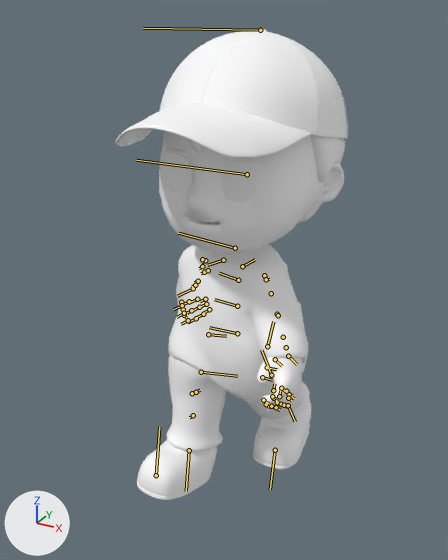
An edit to the glTF model public/models/spoonsan.glb, drawn before and after from the same camera.
Both versions are drawn from a 50 mm lens placed at (2.24, -4.34, 2.53), pointed at (-0.02, -0.22, 0.47). Every picture has the same lights, and +X, +Y and +Z are marked at lower left. Both versions are drawn at frame 17 of the action 'Walk'; the numbers are the values there. The bones that bend it are drawn over the model as lines.

The first picture shows 'body', 'bottom', 'cap', 'eye', 'eyebrows', 'hairBack', 'hairFront', 'shoes', 'wear'.
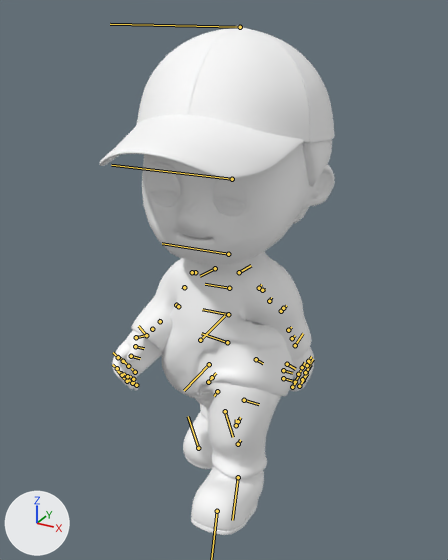
Patch to the scene script:
```diff
--- a/public/models/spoonsan.glb.py
+++ b/public/models/spoonsan.glb.py
@@ bone_jek_hip @@
 bone_jek_hip = bpy.data.objects['Armature'].pose.bones['JEK_hip']
-bone_jek_hip.location = (-0.033, 0.001, -0.027)
-bone_jek_hip.rotation_quaternion = (0.999, 0.049, 0.0, -0.001)  # degrees (6, 0, 0)
+bone_jek_hip.location = (-0.03, -0.002, 0.163)
+bone_jek_hip.rotation_quaternion = (0.999, -0.033, 0.0, -0.013)  # degrees (-4, 0, -1)
@@ bone_jek_spine1 @@
 bone_jek_spine1 = bpy.data.objects['Armature'].pose.bones['JEK_spine1']  # child of 'JEK_hip'
-bone_jek_spine1.rotation_quaternion = (0.997, -0.083, 0.0, 0.001)  # degrees (-10, 0, 0)
+bone_jek_spine1.rotation_quaternion = (0.996, 0.085, 0.016, 0.007)  # degrees (10, 2, 1)
@@ bone_jek_spine2 @@
 bone_jek_spine2 = bpy.data.objects['Armature'].pose.bones['JEK_spine2']  # child of 'JEK_spine1'
-bone_jek_spine2.rotation_quaternion = (0.997, -0.083, 0.0, 0.0)  # degrees (-10, 0, 0)
+bone_jek_spine2.rotation_quaternion = (1.0, 0.001, 0.017, 0.006)  # degrees (0, 2, 1)
@@ bone_jek_neck @@
 bone_jek_neck = bpy.data.objects['Armature'].pose.bones['JEK_neck']  # child of 'JEK_spine2'
-bone_jek_neck.rotation_quaternion = (0.998, 0.055, 0.001, 0.02)  # degrees (6, 0, 2)
+bone_jek_neck.rotation_quaternion = (0.994, -0.003, -0.105, -0.001)  # degrees (0, -12, 0)
@@ bone_jek_head @@
 bone_jek_head = bpy.data.objects['Armature'].pose.bones['JEK_head']  # child of 'JEK_neck'
-bone_jek_head.rotation_quaternion = (0.998, 0.056, 0.0, 0.016)  # degrees (6, 0, 2)
+bone_jek_head.rotation_quaternion = (0.999, 0.0, 0.032, 0.0)  # degrees (0, 4, 0)
@@ bone_jek_clavicle_l @@
 bone_jek_clavicle_l = bpy.data.objects['Armature'].pose.bones['JEK_clavicle_L']  # child of 'JEK_spine2'
-bone_jek_clavicle_l.rotation_quaternion = (0.997, -0.002, -0.049, -0.066)  # degrees (0, -6, -8)
+bone_jek_clavicle_l.rotation_quaternion = (0.97, 0.077, 0.107, -0.206)  # degrees (6, 14, -23)
@@ bone_jek_upwarm_l @@
 bone_jek_upwarm_l = bpy.data.objects['Armature'].pose.bones['JEK_upwarm_L']  # child of 'JEK_clavicle_L'
-bone_jek_upwarm_l.rotation_quaternion = (0.801, -0.33, 0.478, 0.145)  # degrees (-50, 60, -9)
+bone_jek_upwarm_l.rotation_quaternion = (0.775, 0.226, 0.5, 0.315)  # degrees (59, 39, 67)
@@ bone_jek_hand_l @@
 bone_jek_hand_l = bpy.data.objects['Armature'].pose.bones['JEK_hand_L']  # child of 'JEK_lowarm_L'
-bone_jek_hand_l.rotation_quaternion = (0.991, 0.073, 0.066, -0.091)  # degrees (8, 8, -10)
+bone_jek_hand_l.rotation_quaternion = (0.988, -0.131, -0.088, -0.007)  # degrees (-15, -10, 1)
@@ bone_jek_clavicle_r @@
 bone_jek_clavicle_r = bpy.data.objects['Armature'].pose.bones['JEK_clavicle_R']  # child of 'JEK_spine2'
-bone_jek_clavicle_r.rotation_quaternion = (0.982, 0.0, 0.04, -0.183)  # degrees (-1, 5, -21)
+bone_jek_clavicle_r.rotation_quaternion = (0.995, 0.03, 0.08, -0.051)  # degrees (3, 9, -6)
@@ bone_jek_upwarm_r @@
 bone_jek_upwarm_r = bpy.data.objects['Armature'].pose.bones['JEK_upwarm_R']  # child of 'JEK_clavicle_R'
-bone_jek_upwarm_r.rotation_quaternion = (0.816, 0.053, 0.375, 0.438)  # degrees (30, 34, 66)
+bone_jek_upwarm_r.rotation_quaternion = (0.852, -0.246, 0.46, 0.033)  # degrees (-41, 53, -16)
@@ bone_jek_lowarm_r @@
 bone_jek_lowarm_r = bpy.data.objects['Armature'].pose.bones['JEK_lowarm_R']  # child of 'JEK_upwarm_R'
-bone_jek_lowarm_r.rotation_quaternion = (0.987, 0.0, 0.002, -0.16)  # degrees (0, 0, -18)
+bone_jek_lowarm_r.rotation_quaternion = (0.975, 0.0, 0.002, -0.221)  # degrees (0, 0, -25)
@@ bone_jek_hand_r @@
 bone_jek_hand_r = bpy.data.objects['Armature'].pose.bones['JEK_hand_R']  # child of 'JEK_lowarm_R'
-bone_jek_hand_r.rotation_quaternion = (0.997, 0.0, -0.008, 0.07)  # degrees (0, -1, 8)
+bone_jek_hand_r.rotation_quaternion = (0.999, -0.025, 0.001, -0.033)  # degrees (-3, 0, -4)
@@ bone_jek_upleg_l @@
 bone_jek_upleg_l = bpy.data.objects['Armature'].pose.bones['JEK_upLeg_L']  # child of 'JEK_hip'
-bone_jek_upleg_l.rotation_quaternion = (0.992, 0.007, -0.045, 0.117)  # degrees (0, -5, 13)
+bone_jek_upleg_l.rotation_quaternion = (-0.952, 0.015, -0.038, 0.302)  # degrees (-3, 4, -35)
@@ bone_jek_lowleg_l @@
 bone_jek_lowleg_l = bpy.data.objects['Armature'].pose.bones['JEK_lowLeg_L']  # child of 'JEK_upLeg_L'
-bone_jek_lowleg_l.rotation_quaternion = (0.965, 0.061, -0.038, 0.251)  # degrees (6, -6, 29)
+bone_jek_lowleg_l.rotation_quaternion = (0.954, 0.011, -0.055, 0.295)  # degrees (-1, -6, 34)
@@ bone_jek_foot_l @@
 bone_jek_foot_l = bpy.data.objects['Armature'].pose.bones['JEK_foot_L']  # child of 'JEK_lowLeg_L'
-bone_jek_foot_l.rotation_quaternion = (0.988, -0.011, 0.044, -0.15)  # degrees (-2, 5, -17)
+bone_jek_foot_l.rotation_quaternion = (0.993, -0.03, 0.016, -0.115)  # degrees (-4, 1, -13)
@@ bone_jek_toe_l @@
 bone_jek_toe_l = bpy.data.objects['Armature'].pose.bones['JEK_toe_L']  # child of 'JEK_foot_L'
-bone_jek_toe_l.rotation_quaternion = (0.939, -0.027, 0.014, -0.342)  # degrees (-3, 0, -40)
+bone_jek_toe_l.rotation_quaternion = (0.999, 0.009, -0.013, -0.044)  # degrees (1, -1, -5)
@@ bone_jek_upleg_r @@
 bone_jek_upleg_r = bpy.data.objects['Armature'].pose.bones['JEK_upLeg_R']  # child of 'JEK_hip'
-bone_jek_upleg_r.rotation_quaternion = (-0.973, 0.018, 0.027, 0.227)  # degrees (-1, -4, -26)
+bone_jek_upleg_r.rotation_quaternion = (0.98, -0.017, 0.024, 0.196)  # degrees (-1, 3, 23)
@@ bone_jek_lowleg_r @@
 bone_jek_lowleg_r = bpy.data.objects['Armature'].pose.bones['JEK_lowLeg_R']  # child of 'JEK_upLeg_R'
-bone_jek_lowleg_r.rotation_quaternion = (0.993, 0.014, 0.028, 0.115)  # degrees (2, 3, 13)
+bone_jek_lowleg_r.rotation_quaternion = (0.999, -0.031, 0.006, 0.007)  # degrees (-3, 1, 1)
@@ bone_jek_foot_r @@
 bone_jek_foot_r = bpy.data.objects['Armature'].pose.bones['JEK_foot_R']  # child of 'JEK_lowLeg_R'
-bone_jek_foot_r.rotation_quaternion = (0.999, -0.027, 0.014, -0.008)  # degrees (-3, 2, -1)
+bone_jek_foot_r.rotation_quaternion = (0.995, -0.005, -0.021, -0.098)  # degrees (0, -2, -11)
```

Where the change shows, as pixel boxes (x1, y1, x2, y2) in the pictures (448 x 560 px):
'cap', posed (18% taller)
    before: (116, 29, 348, 158)
    after: (100, 26, 335, 179)
'wear', posed (29% wider, 8% shorter)
    before: (168, 244, 308, 400)
    after: (131, 252, 312, 396)
'body', posed (20% wider, 12% shorter)
    before: (159, 131, 344, 413)
    after: (112, 144, 335, 391)
'shoes', posed (53% narrower, 23% taller)
    before: (137, 399, 311, 500)
    after: (183, 411, 264, 535)
'bottom', posed
    before: (166, 354, 310, 452)
    after: (188, 381, 281, 479)
'eye', posed (10% wider)
    before: (164, 155, 255, 202)
    after: (149, 169, 249, 217)
'hairBack', posed
    before: (298, 135, 345, 223)
    after: (293, 139, 332, 224)
'eyebrows', posed
    before: (166, 149, 257, 163)
    after: (149, 162, 174, 170)
'eyelashes', now drawn
    after: (149, 190, 245, 209)
bone 'JEK_hip', root to tip
    before: (237, 333) to (209, 327)
    after: (227, 342) to (201, 333)
bone 'JEK_spine1', root to tip
    before: (237, 306) to (214, 299)
    after: (228, 314) to (202, 309)
bone 'JEK_spine2', root to tip
    before: (238, 280) to (219, 273)
    after: (229, 288) to (205, 284)
bone 'JEK_neck', root to tip
    before: (235, 248) to (178, 233)
    after: (228, 254) to (162, 243)
bone 'JEK_head', root to tip
    before: (247, 174) to (136, 160)
    after: (232, 179) to (111, 165)
bone 'JEK_clavicle_L', root to tip
    before: (242, 266) to (255, 259)
    after: (239, 272) to (251, 265)
bone 'JEK_upwarm_L', root to tip
    before: (264, 275) to (265, 276)
    after: (259, 288) to (261, 284)
bone 'JEK_hand_L', root to tip
    before: (288, 356) to (297, 364)
    after: (295, 345) to (303, 333)
bone 'JEK_clavicle_R', root to tip
    before: (223, 260) to (207, 265)
    after: (215, 268) to (200, 276)
bone 'JEK_upwarm_R', root to tip
    before: (205, 260) to (201, 262)
    after: (195, 272) to (193, 272)
bone 'JEK_lowarm_R', root to tip
    before: (204, 272) to (201, 273)
    after: (176, 305) to (175, 303)
bone 'JEK_hand_R', root to tip
    before: (193, 288) to (177, 296)
    after: (146, 335) to (138, 326)
bone 'JEK_upLeg_L', root to tip
    before: (267, 346) to (273, 321)
    after: (256, 359) to (263, 363)
bone 'JEK_lowLeg_L', root to tip
    before: (273, 390) to (274, 384)
    after: (238, 421) to (240, 417)
bone 'JEK_foot_L', root to tip
    before: (288, 405) to (295, 421)
    after: (238, 477) to (232, 520)
bone 'JEK_toe_L', root to tip
    before: (275, 450) to (270, 489)
    after: (217, 511) to (211, 559)
bone 'JEK_upLeg_R', root to tip
    before: (208, 334) to (226, 336)
    after: (200, 340) to (225, 315)
bone 'JEK_lowLeg_R', root to tip
    before: (196, 392) to (200, 390)
    after: (212, 377) to (216, 373)
bone 'JEK_foot_R', root to tip
    before: (189, 450) to (186, 491)
    after: (225, 411) to (233, 437)
